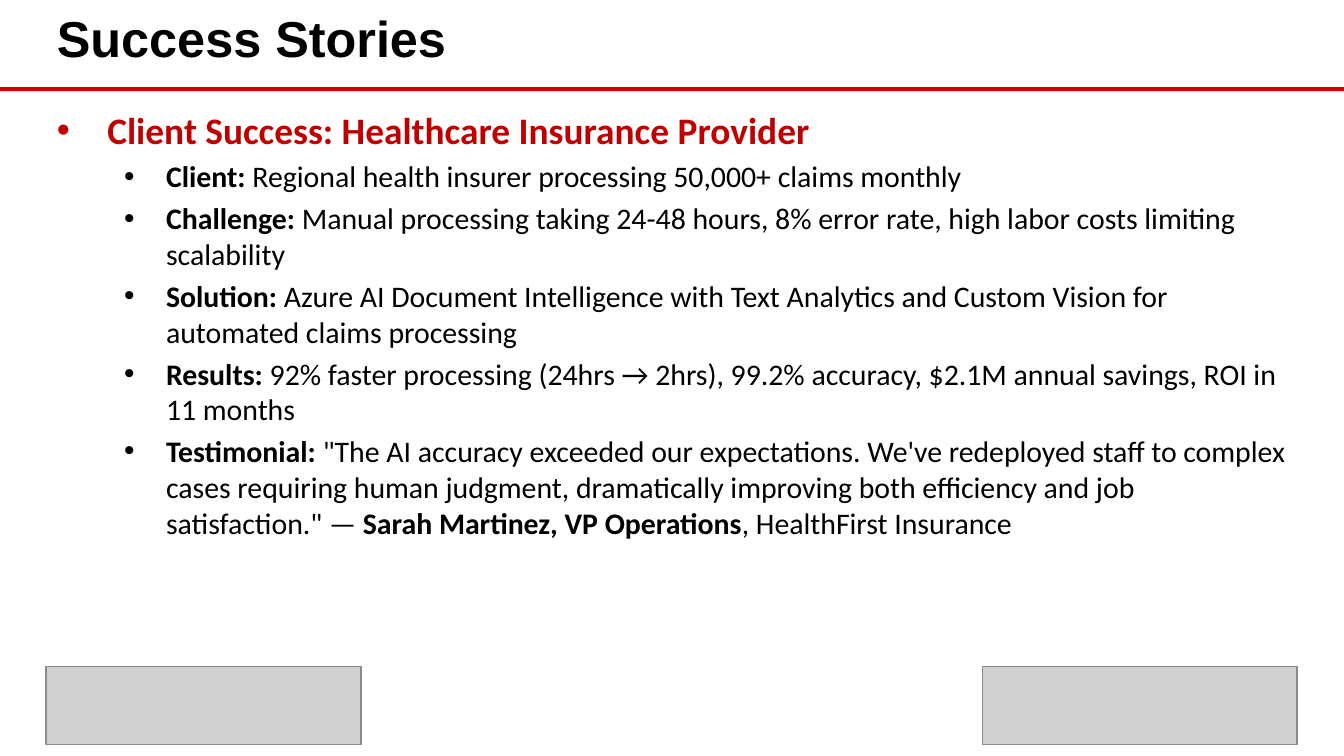
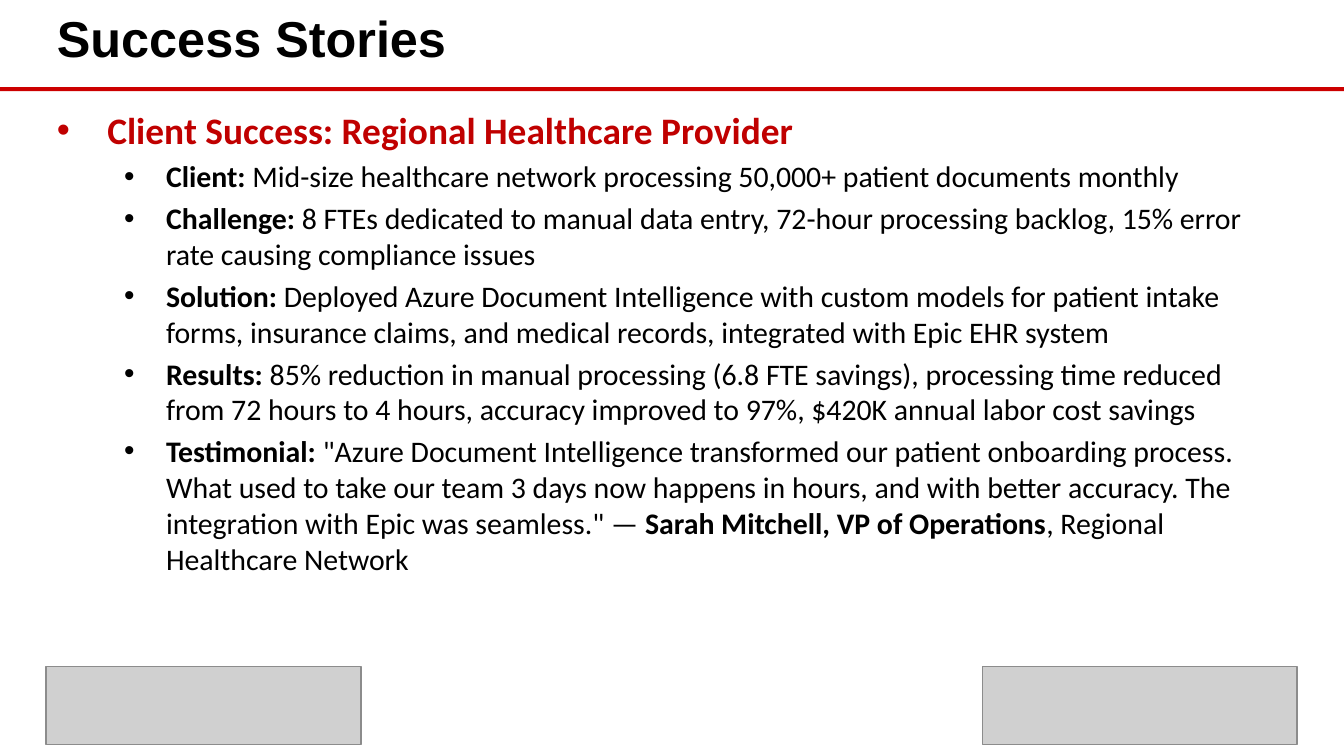
Before and after one commit to eoframework/solutions, a slide deck: slide 7 of solutions/azure/ai/document-intelligence/presales/solution-briefing.pptx (slide 6 before the commit). Drawn at 1344x756 pixels with LibreOffice and Linux fonts; fonts in the diff are those of the drawing; grey boxes stand for pictures; background and template pictures are left out. Boxes give left, top, right and bottom in pixels: in the first picture for what was removed or moved away, otherwise in the second. Text is boxed around its words. In the diff, an @@ line names an element or a change of style, - is before the commit and + after.

Commit message:
Add Engagement Scope slides with solution-specific scope for Azure solutions
- Document Intelligence: IDP scope (document types, AI/ML complexity, accuracy)
- Enterprise Landing Zone: Landing zone scope (management groups, subscriptions, policies)
- Sentinel SIEM: Security scope (data connectors, analytics rules, log ingestion)
- DevOps Enterprise Platform: DevOps scope (repositories, pipelines, deployments)
- Virtual Desktop: AVD scope (host pools, app groups, user profiles)
- Virtual WAN Global: Network scope (WAN hubs, VPN connections, bandwidth)
- Updated LOE CSVs with proper SCOPE ASSUMPTIONS structure for Doc Intel and Landing Zone
- Regenerated all 6 PPTX files with 11-slide structure including Engagement Scope

```diff
--- a/solutions/azure/ai/document-intelligence/presales/solution-briefing.pptx
+++ b/solutions/azure/ai/document-intelligence/presales/solution-briefing.pptx
@@ text at [107,117,1241,571]: text changed @@
-• Client Success: Healthcare Insurance Provider
-  • Client: Regional health insurer processing 50,000+ claims monthly
-  • Challenge: Manual processing taking 24-48 hours, 8% error rate, high labor costs limiting scalability
-  • Solution: Azure AI Document Intelligence with Text Analytics and Custom Vision for automated claims processing
-  • Results: 92% faster processing (24hrs → 2hrs), 99.2% accuracy, $2.1M annual savings, ROI in 11 months
-  • Testimonial: "The AI accuracy exceeded our expectations. We've redeployed staff to complex cases requiring human judgment, dramatically improving both efficiency and job satisfaction." — Sarah Martinez, VP Operations, HealthFirst Insurance
+• Client Success: Regional Healthcare Provider
+  • Client: Mid-size healthcare network processing 50,000+ patient documents monthly
+  • Challenge: 8 FTEs dedicated to manual data entry, 72-hour processing backlog, 15% error rate causing compliance issues
+  • Solution: Deployed Azure Document Intelligence with custom models for patient intake forms, insurance claims, and medical records, integrated with Epic EHR system
+  • Results: 85% reduction in manual processing (6.8 FTE savings), processing time reduced from 72 hours to 4 hours, accuracy improved to 97%, $420K annual labor cost savings
+  • Testimonial: "Azure Document Intelligence transformed our patient onboarding process. What used to take our team 3 days now happens in hours, and with better accuracy. The integration with Epic was seamless." — Sarah Mitchell, VP of Operations, Regional Healthcare Network
```
Also in this commit, not shown: 8 other slides changed, 1 slide added, 13 other files.
